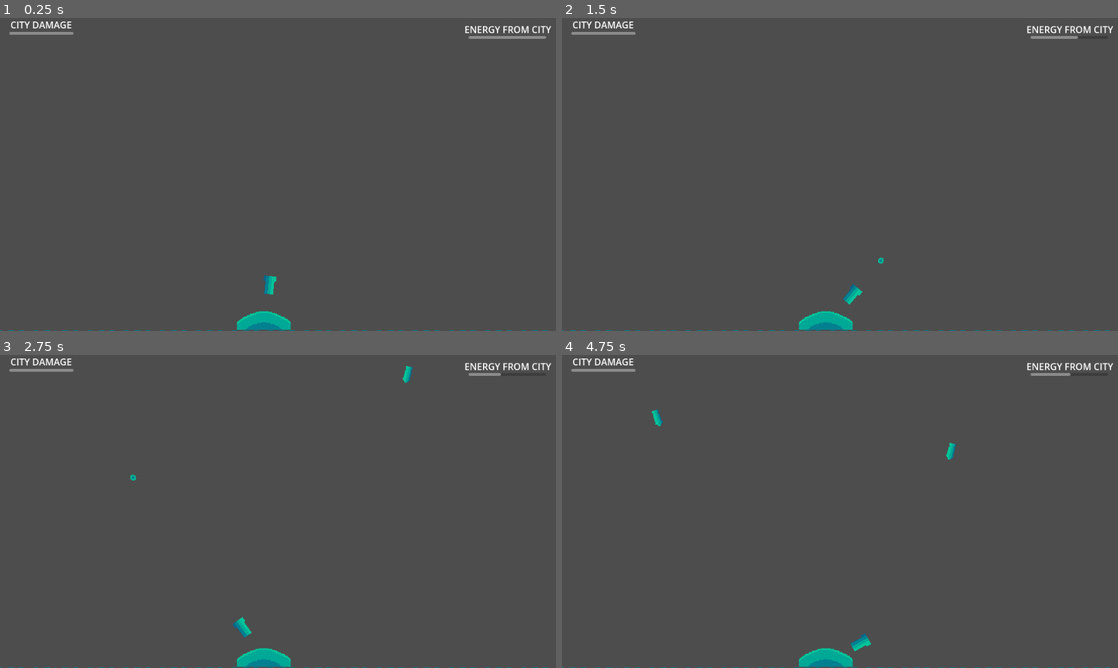
Above: before the commit, frames 1-4 (two rows, left to right).
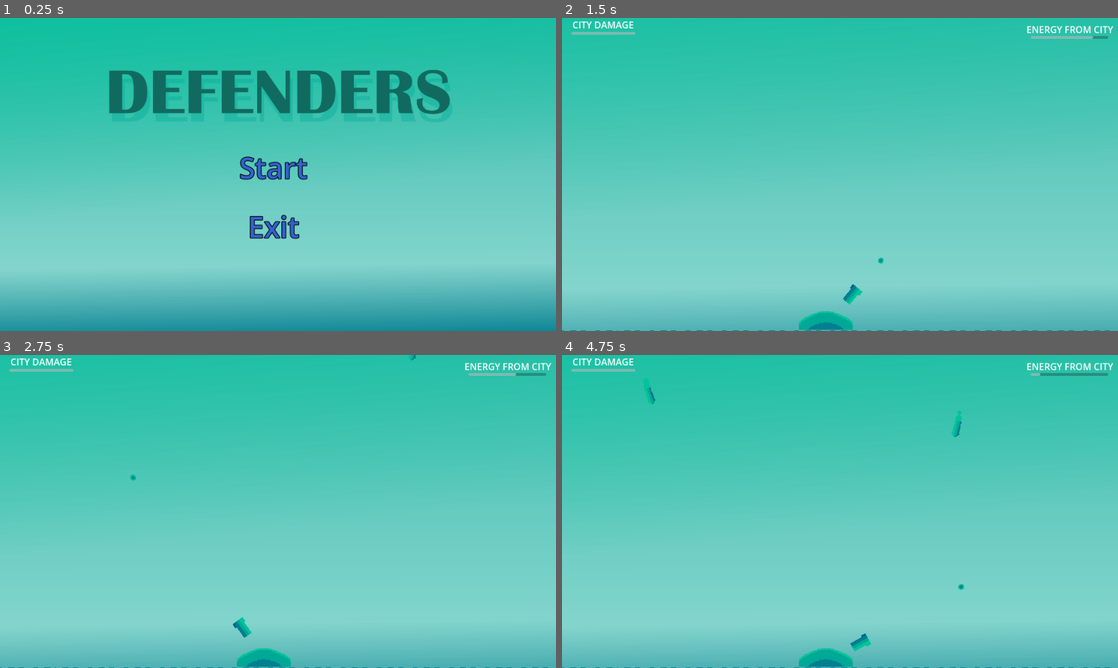
Above: after the commit, the same moments.

Repository: SpyderXN/Everything
Game: Godot game, scene res://Menu/menu.tscn
The game is run twice, just before and just after one commit, with the same random seed, the same clock (stepped at 60 frames per second) and the same inputs. Before the commit the project starts from res://Main/main.tscn.
Inputs (mouse positions are in pixels of both pictures, inside the frame that each line leads up to):
- Up to frame 1 (0.25 s): no input
- Up to frame 2 (1.5 s): click (834, 168) at 0.5 s, where only the run after the commit has a clickable "Start"; tap Enter at 1.25 s; move the mouse to (962, 158) at 1.27 s; click (962, 158) at 1.35 s
- Up to frame 3 (2.75 s): move the mouse to (166, 527) at 2.02 s; click (166, 527) at 2.1 s
- Up to frame 4 (4.75 s): move the mouse to (895, 442) at 2.77 s; click (895, 442) at 2.85 s; move the mouse to (812, 574) at 3.52 s; click (812, 574) at 3.6 s; move the mouse to (1006, 558) at 4.27 s; click (1006, 558) at 4.35 s

The runs differ from the first frame. In frame 1, 100% of the frame differs, in the area x 0-100%, y 0-100%; in frame 2, 99%; in frame 3, 99%; in frame 4, 99%.

Commit message:
Add UI scenes, assets, transition & particles
Introduce Menu and GameOverPanel scenes with accompanying scripts to handle start/exit and play/exit actions (GameOver shows placeholder text). Add TransitionLayer (scene + script) and register it as an autoload to enable scene fade transitions. Update Main to add a sky background and to change to the GameOverPanel when Globals.city_health reaches 0. Enhance missiles with a GPUParticles2D trail using a new Flares texture and sync particle rotation to the missile. Add imported textures (Sky, Logo, Flares) and their import settings, include export presets for Web, and update project.godot to point the run/main_scene to the new Menu and to autoload TransitionLayer.

Diff:
--- /dev/null
+++ b/GameOverPanel/game_over_panel.gd
@@ -0,0 +1,9 @@
+extends CanvasLayer
+
+
+func _on_play_pressed() -> void:
+	pass
+
+
+func _on_exit_pressed() -> void:
+	get_tree().change_scene_to_file("res://Menu/menu.tscn")
--- a/GameOverPanel/game_over_panel.tscn
+++ b/GameOverPanel/game_over_panel.tscn
@@ -1,6 +1,7 @@
 [gd_scene format=3 uid="uid://cijj3bol3ejng"]
 
 [ext_resource type="Texture2D" uid="uid://ddei1ihox3h1w" path="res://Assets/Everything/Button.png" id="1_i46km"]
+[ext_resource type="Script" uid="uid://dy3ce6b6vax6u" path="res://GameOverPanel/game_over_panel.gd" id="1_whkte"]
 
 [sub_resource type="StyleBoxTexture" id="StyleBoxTexture_whkte"]
 texture = ExtResource("1_i46km")
@@ -9,17 +10,11 @@
 texture_margin_right = 32.0
 texture_margin_bottom = 32.0
 
-[node name="GameOverPanel" type="Control" unique_id=1832782077]
-layout_mode = 3
-anchors_preset = 15
-anchor_right = 1.0
-anchor_bottom = 1.0
-grow_horizontal = 2
-grow_vertical = 2
+[node name="GameOverPanel" type="CanvasLayer" unique_id=217020337]
+script = ExtResource("1_whkte")
 
 [node name="PanelContainer" type="PanelContainer" parent="." unique_id=826984203]
 texture_filter = 1
-layout_mode = 1
 anchors_preset = 8
 anchor_left = 0.5
 anchor_top = 0.5
@@ -40,7 +35,7 @@
 
 [node name="Label" type="Label" parent="PanelContainer/VBoxContainer" unique_id=1136453415]
 layout_mode = 2
-text = "XYZ"
+text = "DUE TO TIME ISSUE THE SECTION IS NOT FINISHED"
 horizontal_alignment = 1
 vertical_alignment = 1
 
@@ -49,10 +44,13 @@
 theme_override_constants/separation = 50
 alignment = 1
 
-[node name="Button" type="Button" parent="PanelContainer/VBoxContainer/HBoxContainer" unique_id=256921410]
+[node name="Play" type="Button" parent="PanelContainer/VBoxContainer/HBoxContainer" unique_id=256921410]
 layout_mode = 2
-text = "START"
+text = "PLAY AGAIN"
 
-[node name="Button2" type="Button" parent="PanelContainer/VBoxContainer/HBoxContainer" unique_id=646356136]
+[node name="Exit" type="Button" parent="PanelContainer/VBoxContainer/HBoxContainer" unique_id=646356136]
 layout_mode = 2
 text = "EXIT"
+
+[connection signal="pressed" from="PanelContainer/VBoxContainer/HBoxContainer/Play" to="." method="_on_play_pressed"]
+[connection signal="pressed" from="PanelContainer/VBoxContainer/HBoxContainer/Exit" to="." method="_on_exit_pressed"]
--- a/Main/main.gd
+++ b/Main/main.gd
@@ -1,3 +1,7 @@
 extends Node2D
 
 @onready var survival_timer: Timer = $SurvivalTimer
+
+func _process(delta: float) -> void:
+	if Globals.city_health == 0:
+		get_tree().change_scene_to_file("res://GameOverPanel/game_over_panel.tscn")
--- a/Main/main.tscn
+++ b/Main/main.tscn
@@ -2,6 +2,7 @@
 
 [ext_resource type="Script" uid="uid://dk5aqpc8su5a1" path="res://Main/main.gd" id="1_ib3t1"]
 [ext_resource type="PackedScene" uid="uid://cjm8kwy8lq4hl" path="res://Turret/turret.tscn" id="1_yh5la"]
+[ext_resource type="Texture2D" uid="uid://cdulcoy0qdqia" path="res://Assets/Everything/Sky.png" id="2_f3gf5"]
 [ext_resource type="PackedScene" uid="uid://b4g5sk7ix5lc3" path="res://MissileSpawner-1/misslespawner_1.tscn" id="3_ib3t1"]
 [ext_resource type="PackedScene" uid="uid://ctvt2jtsueil2" path="res://EnergyMeter/energy_meter.tscn" id="4_eunhr"]
 [ext_resource type="PackedScene" uid="uid://d13d1w7h2tgib" path="res://MissileSpawner-2/misslespawner_2.tscn" id="4_f6fdm"]
@@ -14,6 +15,18 @@
 
 [node name="Main" type="Node2D" unique_id=440118228]
 script = ExtResource("1_ib3t1")
+
+[node name="TextureRect" type="TextureRect" parent="." unique_id=913071817]
+anchors_preset = 15
+anchor_right = 1.0
+anchor_bottom = 1.0
+offset_left = -480.0
+offset_top = -446.0
+offset_right = 1440.0
+offset_bottom = 634.0
+grow_horizontal = 2
+grow_vertical = 2
+texture = ExtResource("2_f3gf5")
 
 [node name="City" parent="." unique_id=1454666087 instance=ExtResource("4_liyct")]
 position = Vector2(438, 577)
--- /dev/null
+++ b/Menu/menu.gd
@@ -0,0 +1,10 @@
+extends CanvasLayer
+
+
+func _on_start_pressed() -> void:
+	#TransitionLayer.change_scene_to("res://Main/main.tscn")
+	get_tree().change_scene_to_file("res://Main/main.tscn")
+
+
+func _on_exit_pressed() -> void:
+	get_tree().quit()
--- a/Menu/menu.tscn
+++ b/Menu/menu.tscn
@@ -1,20 +1,32 @@
 [gd_scene format=3 uid="uid://bstx8p7mgrxv8"]
 
+[ext_resource type="Script" uid="uid://22qoqvun8dwt" path="res://Menu/menu.gd" id="1_raj00"]
+[ext_resource type="Texture2D" uid="uid://cdulcoy0qdqia" path="res://Assets/Everything/Sky.png" id="1_rwxi6"]
+[ext_resource type="Texture2D" uid="uid://ctpfnicew4sx0" path="res://Assets/Everything/Logo.png" id="2_ihied"]
+
 [node name="Menu" type="CanvasLayer" unique_id=541620010]
+script = ExtResource("1_raj00")
 
-[node name="Label" type="Label" parent="." unique_id=1967394326]
-anchors_preset = 8
-anchor_left = 0.5
-anchor_top = 0.5
-anchor_right = 0.5
-anchor_bottom = 0.5
-offset_left = -63.5
-offset_top = -179.5
-offset_right = 63.5
-offset_bottom = -156.5
+[node name="TextureRect" type="TextureRect" parent="." unique_id=2046942085]
+anchors_preset = 15
+anchor_right = 1.0
+anchor_bottom = 1.0
+offset_left = -187.0
+offset_top = -268.0
+offset_right = 248.0
+offset_bottom = 15.0
 grow_horizontal = 2
 grow_vertical = 2
-text = "UNTITLED GAME"
+texture = ExtResource("1_rwxi6")
+expand_mode = 1
+
+[node name="TextureRect2" type="TextureRect" parent="." unique_id=21571191]
+offset_left = 169.0
+offset_top = -126.0
+offset_right = 791.0
+offset_bottom = 471.0
+texture = ExtResource("2_ihied")
+expand_mode = 1
 
 [node name="VBoxContainer" type="VBoxContainer" parent="." unique_id=1064694977]
 anchors_preset = 8
@@ -22,17 +34,32 @@
 anchor_top = 0.5
 anchor_right = 0.5
 anchor_bottom = 0.5
-offset_left = -140.0
-offset_top = -69.0
-offset_right = 179.0
-offset_bottom = 72.0
+offset_left = -167.0
+offset_top = -51.0
+offset_right = 152.0
+offset_bottom = 128.0
 grow_horizontal = 2
 grow_vertical = 2
-theme_override_constants/separation = 15
+theme_override_constants/separation = 25
 alignment = 1
 
 [node name="Start" type="Button" parent="VBoxContainer" unique_id=447876611]
 texture_filter = 1
 layout_mode = 2
+theme_override_colors/font_color = Color(0.2, 0.38431373, 0.8039216, 1)
+theme_override_constants/outline_size = 5
+theme_override_font_sizes/font_size = 50
 text = "Start"
 flat = true
+
+[node name="Exit" type="Button" parent="VBoxContainer" unique_id=343205185]
+texture_filter = 1
+layout_mode = 2
+theme_override_colors/font_color = Color(0.2, 0.38431373, 0.8039216, 1)
+theme_override_constants/outline_size = 5
+theme_override_font_sizes/font_size = 50
+text = "Exit"
+flat = true
+
+[connection signal="pressed" from="VBoxContainer/Start" to="." method="_on_start_pressed"]
+[connection signal="pressed" from="VBoxContainer/Exit" to="." method="_on_exit_pressed"]
--- a/Missiles/missiles.gd
+++ b/Missiles/missiles.gd
@@ -2,9 +2,12 @@
 
 @export var speed = 500
 @onready var camera: Camera2D = get_tree().get_first_node_in_group("Camera")
+@onready var gpu_particles_2d: GPUParticles2D = $GPUParticles2D
 
 func _process(delta: float) -> void:
 	position += transform.y * speed * delta
+
+	gpu_particles_2d.rotation = rotation
 
 
 func _on_body_entered(body: Node2D) -> void:
--- a/Missiles/missiles.tscn
+++ b/Missiles/missiles.tscn
@@ -2,6 +2,13 @@
 
 [ext_resource type="Script" uid="uid://cbyy7nw1s55ay" path="res://Missiles/missiles.gd" id="1_41vea"]
 [ext_resource type="Texture2D" uid="uid://cgarbux8pmd4q" path="res://Assets/Everything/Missile.png" id="2_41vea"]
+[ext_resource type="Texture2D" uid="uid://dm4eigl6edpgi" path="res://Assets/Everything/Flares.png" id="2_kmfcf"]
+
+[sub_resource type="ParticleProcessMaterial" id="ParticleProcessMaterial_41vea"]
+lifetime_randomness = 0.32
+particle_flag_disable_z = true
+gravity = Vector3(0, -25, 0)
+scale_min = 0.5
 
 [sub_resource type="CapsuleShape2D" id="CapsuleShape2D_kmfcf"]
 radius = 7.0
@@ -11,6 +18,19 @@
 collision_layer = 4
 collision_mask = 10
 script = ExtResource("1_41vea")
+
+[node name="GPUParticles2D" type="GPUParticles2D" parent="." unique_id=808062603]
+position = Vector2(0, -16)
+amount = 150
+amount_ratio = 0.08
+texture = ExtResource("2_kmfcf")
+lifetime = 1.68
+interp_to_end = 0.017
+speed_scale = 5.58
+randomness = 0.61
+fixed_fps = 60
+trail_lifetime = 0.77
+process_material = SubResource("ParticleProcessMaterial_41vea")
 
 [node name="Sprite2D" type="Sprite2D" parent="." unique_id=776116487]
 texture_filter = 1
--- /dev/null
+++ b/TransitionLayer/transition_layer.gd
@@ -0,0 +1,24 @@
+extends CanvasLayer
+
+@onready var color_rect: ColorRect = $ColorRect
+
+
+var tween: Tween
+var scene_to_load: String
+
+
+func change_scene_to(scene_path: String) -> void:
+	if tween:
+		tween.kill()
+
+	scene_to_load = scene_path
+	get_tree().paused = true
+
+	tween = create_tween().set_trans(Tween.TRANS_SINE)
+	tween.tween_property(color_rect, "modulate:a", 1.0, 0.2).connect("finished", on_load_scene)
+	tween.chain().tween_property(color_rect, "modulate:a", 0.0, 0.4)
+
+
+func on_load_scene():
+	get_tree().paused = false
+	get_tree().call_deferred("change_scene_to_file", scene_to_load)
--- /dev/null
+++ b/TransitionLayer/transition_layer.tscn
@@ -0,0 +1,15 @@
+[gd_scene format=3 uid="uid://cw24m7wet0wk"]
+
+[ext_resource type="Script" uid="uid://e1lw37laj0at" path="res://TransitionLayer/transition_layer.gd" id="1_uvujx"]
+
+[node name="TransitionLayer" type="CanvasLayer" unique_id=120058902]
+script = ExtResource("1_uvujx")
+
+[node name="ColorRect" type="ColorRect" parent="." unique_id=2142895391]
+modulate = Color(1, 1, 1, 0)
+anchors_preset = 15
+anchor_right = 1.0
+anchor_bottom = 1.0
+grow_horizontal = 2
+grow_vertical = 2
+color = Color(0, 0, 0, 1)
--- a/project.godot
+++ b/project.godot
@@ -11,13 +11,14 @@
 [application]
 
 config/name="Everything-has-a-cost"
-run/main_scene="uid://cw7gmknqp0s4u"
+run/main_scene="uid://bstx8p7mgrxv8"
 config/features=PackedStringArray("4.6", "Forward Plus")
 config/icon="res://icon.svg"
 
 [autoload]
 
 Globals="*uid://cvy7cq226vkr"
+TransitionLayer="*uid://cw24m7wet0wk"
 
 [display]
 
Binary file added: Assets/Everything/Flares.png
Not shown, added: Assets/Everything/Flares.png.import
Binary file added: Assets/Everything/Logo.png
Not shown, added: Assets/Everything/Logo.png.import
Binary file added: Assets/Everything/Sky.png
Not shown, added: Assets/Everything/Sky.png.import
Not shown, added: GameOverPanel/game_over_panel.gd.uid
Not shown, added: Menu/menu.gd.uid
Not shown, added: TransitionLayer/transition_layer.gd.uid
Not shown, added: export_presets.cfg
